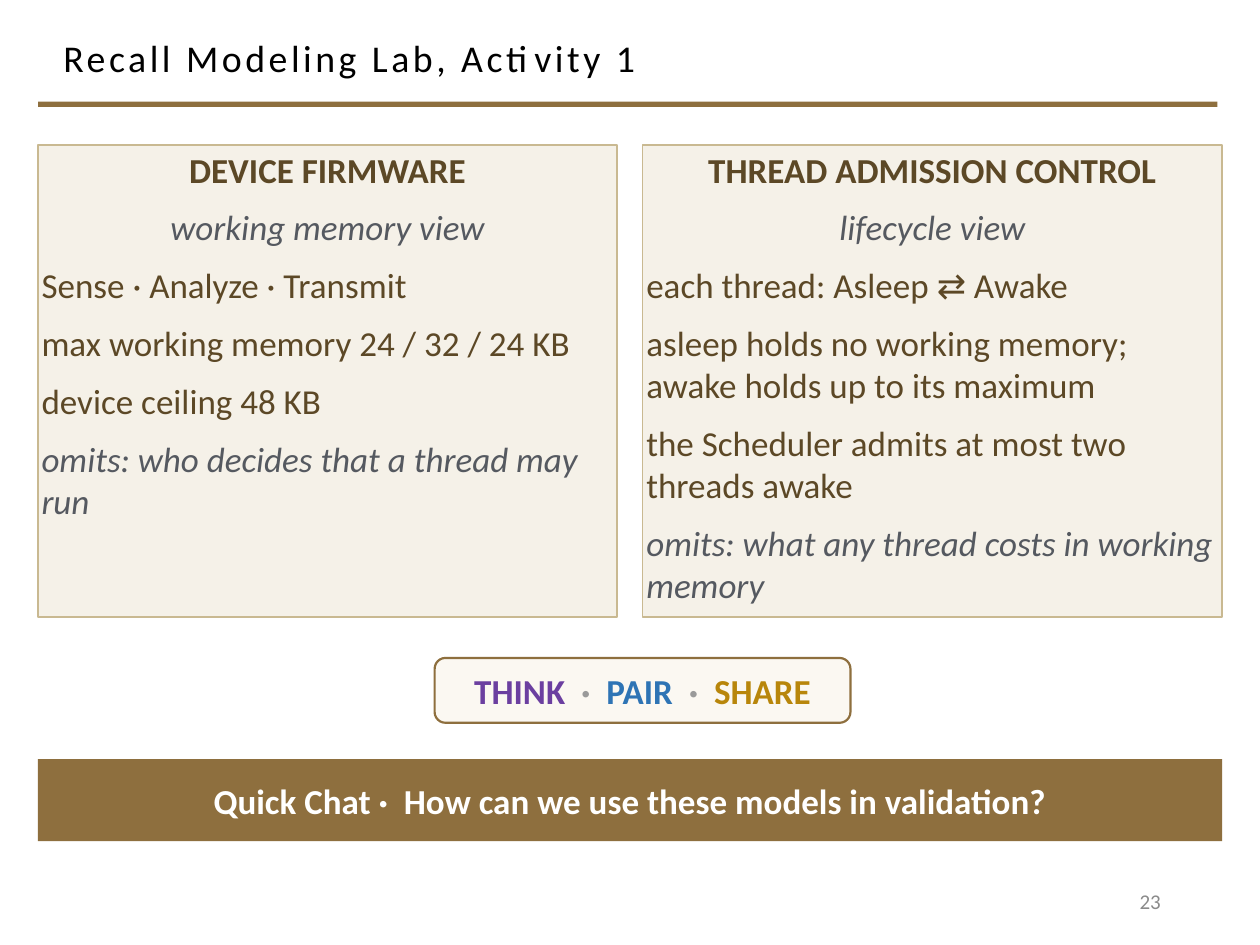
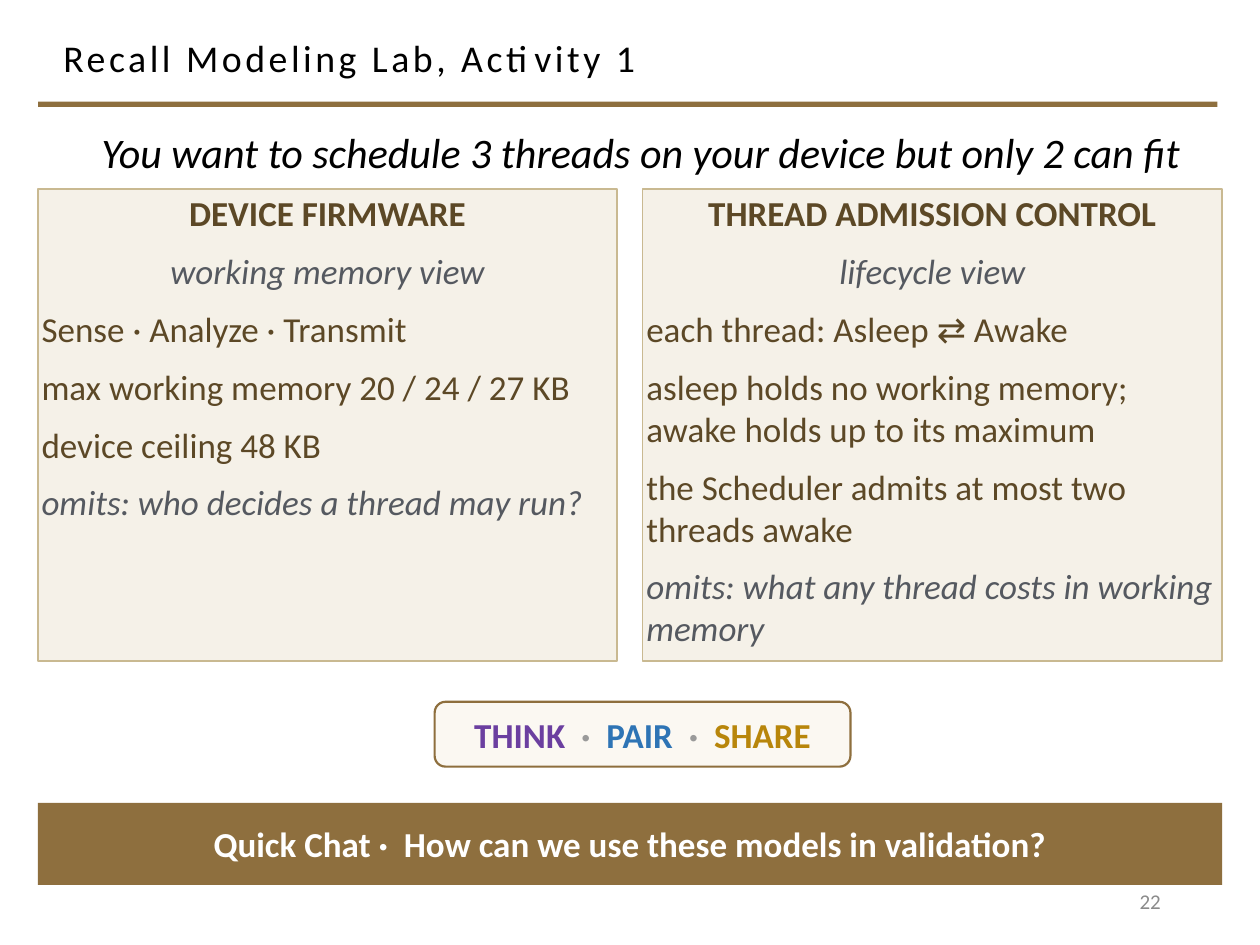
Before and after one commit to davisjam/model-based-agentic-software-engineering, a slide deck: slide 22 of course/lectures/act-2-delegation-and-control/03-alignment/2-3-Alignment.pptx (slide 23 before the commit). Drawn at 1260x945 pixels with LibreOffice and Linux fonts; fonts in the diff are those of the drawing; background and template pictures are left out. Boxes give left, top, right and bottom in pixels: in the first picture for what was removed or moved away, otherwise in the second. Text is boxed around its words. In the diff, an @@ line names an element or a change of style, - is before the commit and + after.

```diff
--- a/course/lectures/act-2-delegation-and-control/03-alignment/2-3-Alignment.pptx
+++ b/course/lectures/act-2-delegation-and-control/03-alignment/2-3-Alignment.pptx
@@ text added at (x1=101, y1=138, x2=1179, y2=175), 24 pt, text #000000, italic @@
+You want to schedule 3 threads on your device but only 2 can fit
@@ 3 rectangles, 1 rounded rectangle moved together from (x1=38, y1=145, x2=1222, y2=842) to (x1=38, y1=189, x2=1222, y2=885) @@
@@ text in rectangle at (x1=42, y1=375, x2=569, y2=406): text changed @@
-max working memory 24 / 32 / 24 KB
+max working memory 20 / 24 / 27 KB
@@ text in rectangle at (x1=42, y1=490, x2=582, y2=521): text changed @@
-omits: who decides that a thread may run
+omits: who decides a thread may run?
@@ page number at (x1=1140, y1=895, x2=1161, y2=909): text changed @@
-23
+22
```
Also in this commit, not shown: 22 other slides changed, 1 slide removed, 1 other file.
